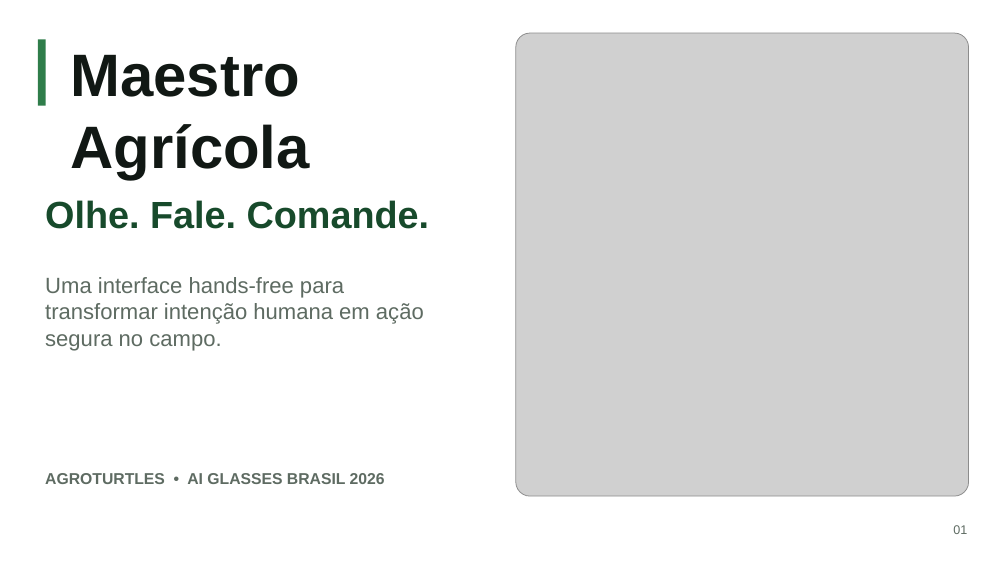
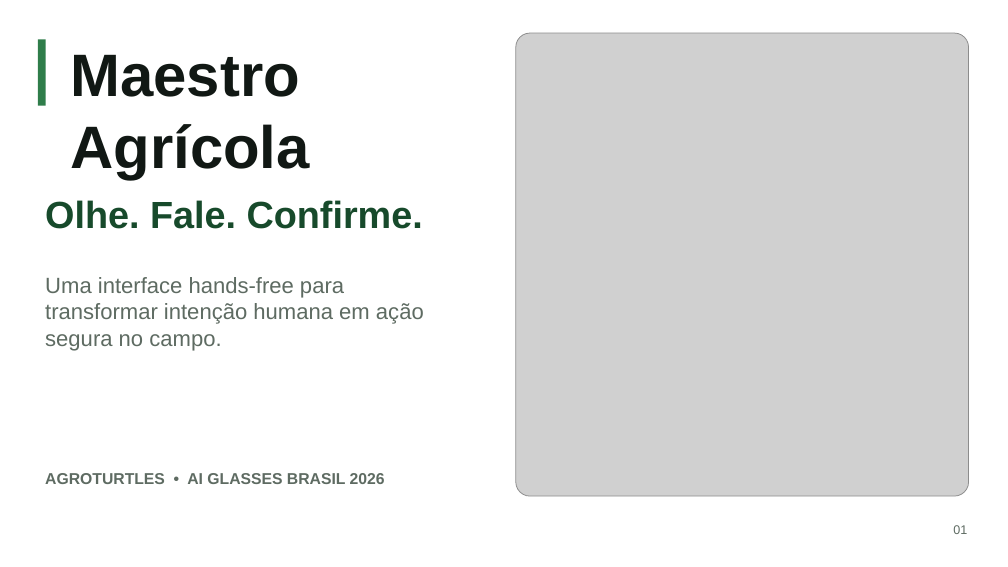
Before and after one commit to vvvvvdal/maestro-agricola, a slide deck: slide 1 of docs/pitch/Maestro-Agricola-Pitch.pptx. Drawn at 1008x567 pixels with LibreOffice and Linux fonts; fonts in the diff are those of the drawing; grey boxes stand for pictures. Boxes give left, top, right and bottom in pixels: in the first picture for what was removed or moved away, otherwise in the second. Text is boxed around its words. In the diff, an @@ line names an element or a change of style, - is before the commit and + after.

```diff
--- a/docs/pitch/Maestro-Agricola-Pitch.pptx
+++ b/docs/pitch/Maestro-Agricola-Pitch.pptx
@@ text at (45, 200, 423, 229): text changed @@
-Olhe. Fale. Comande.
+Olhe. Fale. Confirme.
```
Also in this commit, not shown: 3 other slides changed, 3 other files.
